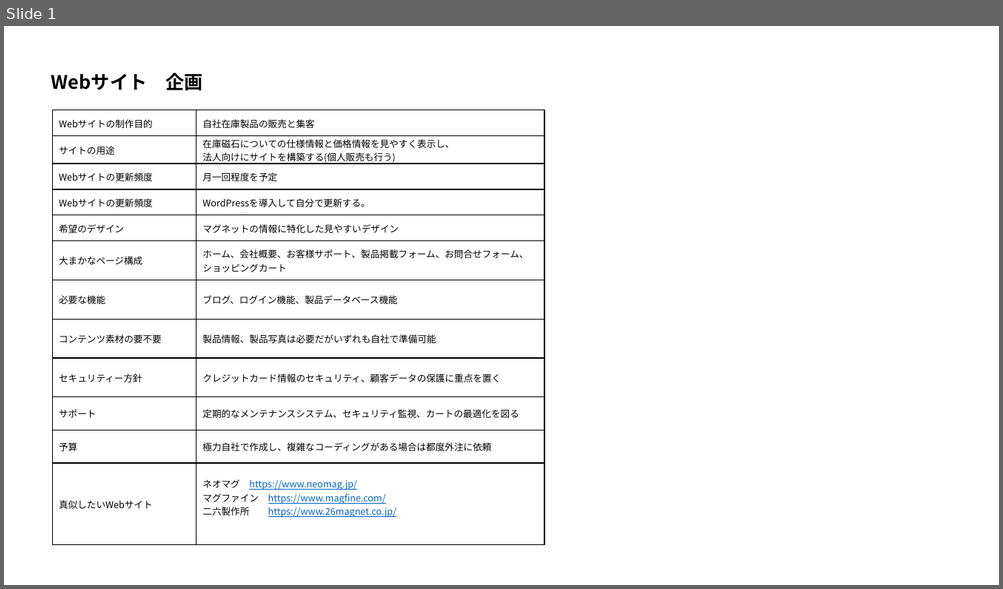
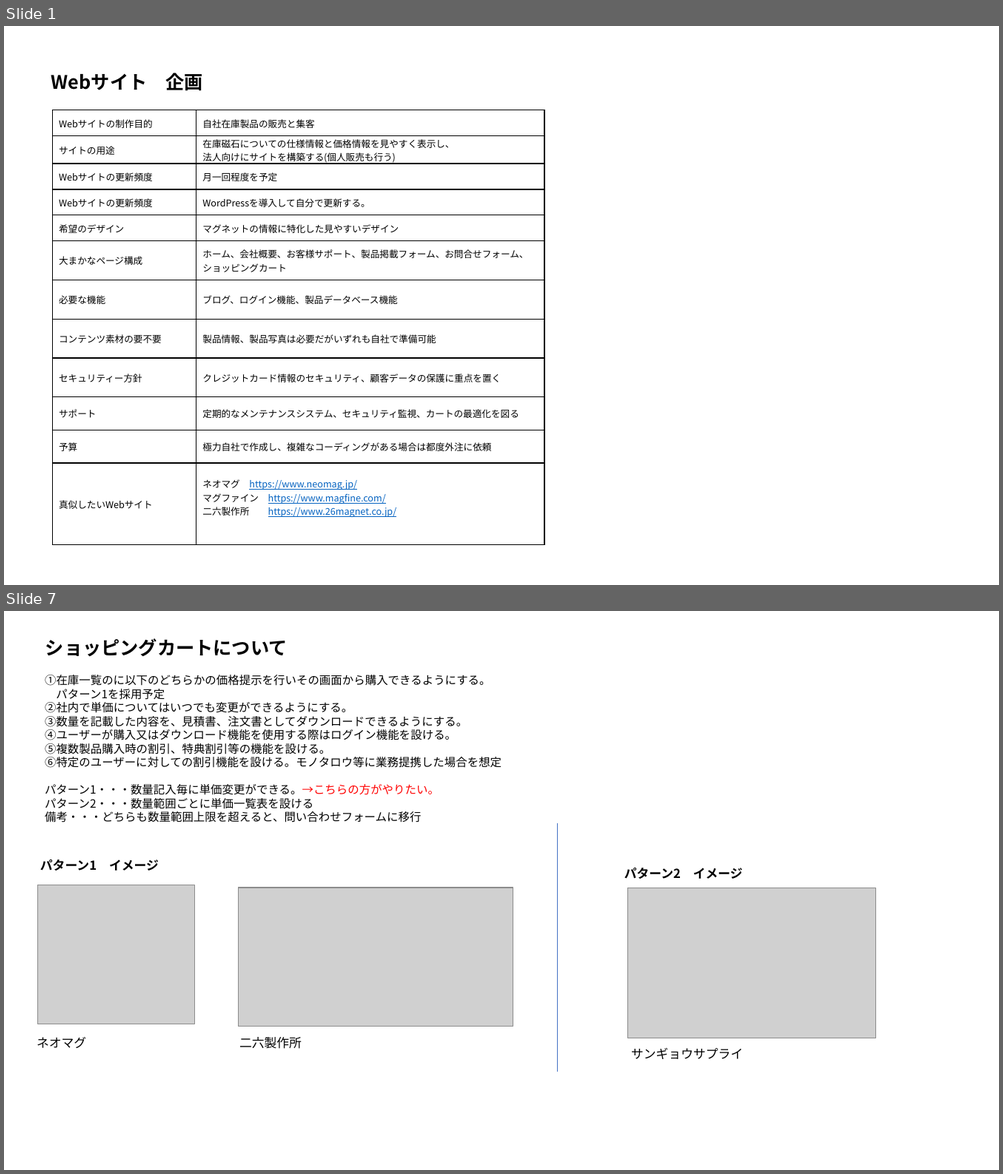
Before and after one commit to jojodio0123/samurai, a slide deck: samurai-main/目指すサイト構築の概要説明.pptx. Shown one above the other, each under a label of ours: slide 1 before the commit, slides 1 and 7 after it; the slides between them are not shown. The pictures are 1003x589 and 1003x1174 pixels, drawn with LibreOffice and Linux fonts; fonts in the diff are those of the drawing; grey boxes stand for pictures. Boxes give left, top, right and bottom in pixels: in the first picture for what was removed or moved away, otherwise in the second. Text is boxed around its words. In the diff, an @@ line names an element or a change of style, - is before the commit and + after.

```diff
--- a/samurai-main/目指すサイト構築の概要説明.pptx
+++ b/samurai-main/目指すサイト構築の概要説明.pptx
@@ slide 7 added at (4, 611, 999, 1170), background #FFFFFF @@
@@ text added at (45, 638, 287, 657), 18 pt, text #000000, bold @@
+ショッピングカートについて
@@ text added at (45, 675, 501, 823), 11 pt, text #000000 @@
+①在庫一覧のに以下のどちらかの価格提示を行いその画面から購入できるようにする。
+パターン1を採用予定
+②社内で単価についてはいつでも変更ができるようにする。
+③数量を記載した内容を、見積書、注文書としてダウンロードできるようにする。
+④ユーザーが購入又はダウンロード機能を使用する際はログイン機能を設ける。
+⑤複数製品購入時の割引、特典割引等の機能を設ける。
+⑥特定のユーザーに対しての割引機能を設ける。モノタロウ等に業務提携した場合を想定
+パターン1・・・数量記入毎に単価変更ができる。→こちらの方がやりたい。
+パターン2・・・数量範囲ごとに単価一覧表を設ける
+備考・・・どちらも数量範囲上限を超えると、問い合わせフォームに移行
@@ line added from (557, 823) to (557, 1073), #4472C4 0.5 pt @@
@@ text added at (40, 860, 159, 871), 12 pt, text #000000, bold @@
+パターン1 イメージ
@@ text added at (624, 868, 743, 879), 12 pt, text #000000, bold @@
+パターン2 イメージ
@@ picture added at (38, 886, 195, 1025) @@
@@ picture added at (239, 888, 514, 1027) @@
@@ picture added at (628, 889, 876, 1039) @@
@@ text added at (37, 1037, 86, 1048), 12 pt, text #000000 @@
+ネオマグ
@@ text added at (239, 1037, 301, 1049), 12 pt, text #000000 @@
+二六製作所
@@ text added at (631, 1048, 743, 1059), 12 pt, text #000000 @@
+サンギョウサプライ
```
Also in this commit, not shown: 2 slides changed, 3 other slides added, 41 other files.
